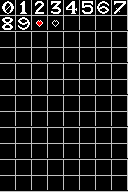
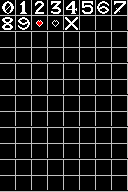
Layers edited between the first and the second 128 x 192 image:
painted on "Paint Layer" over [left=65, top=17, right=78, bottom=30]
